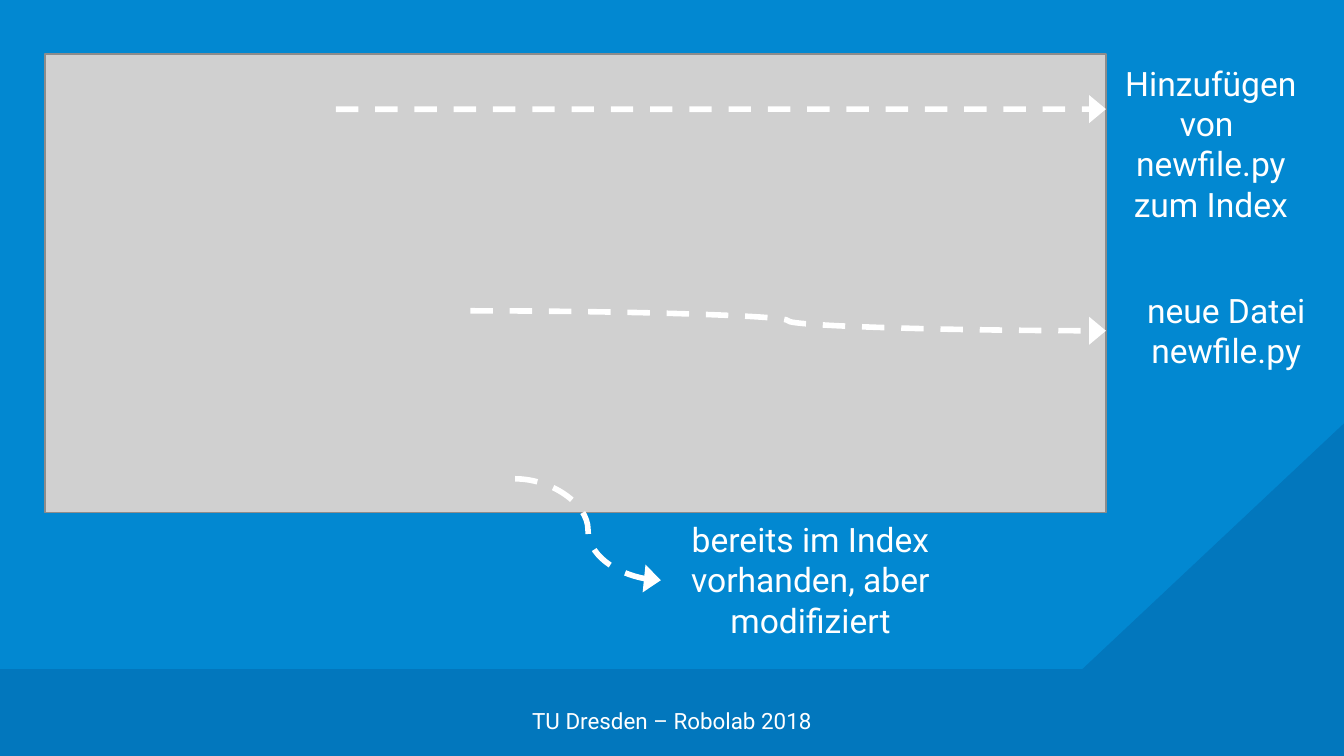
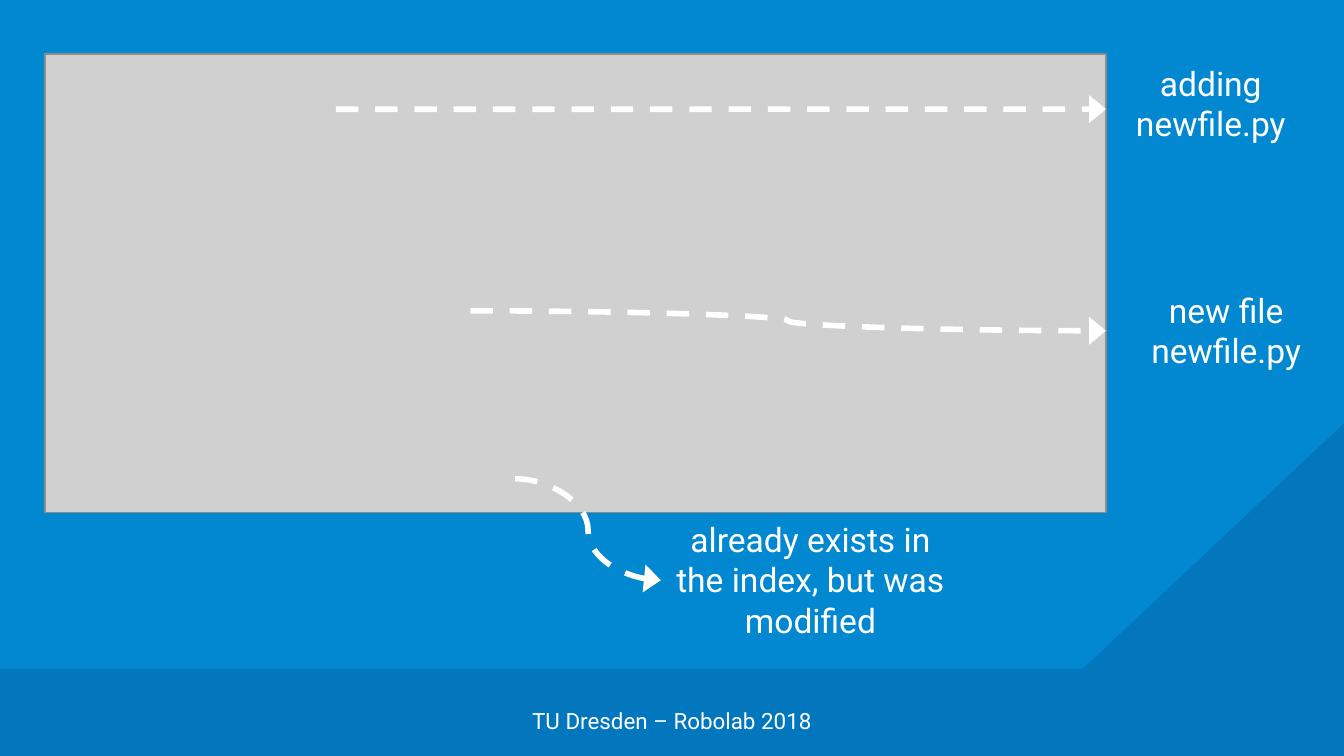
Before and after one commit to edisontrent1337/gitslides, a slide deck: slide 16 of Git.pptx. Drawn at 1344x756 pixels with LibreOffice and Linux fonts; fonts in the diff are those of the drawing; grey boxes stand for pictures; background and template pictures are left out. Boxes give left, top, right and bottom in pixels: in the first picture for what was removed or moved away, otherwise in the second. Text is boxed around its words. In the diff, an @@ line names an element or a change of style, - is before the commit and + after.

```diff
--- a/Git.pptx
+++ b/Git.pptx
@@ text at [1136,70,1286,143]: text changed @@
-Hinzufügen von newfile.py zum Index
+adding newfile.py
@@ text at [1151,297,1301,370]: text changed @@
-neue Datei newfile.py
+new file newfile.py
@@ text at [676,526,944,634]: text changed @@
-bereits im Index vorhanden, aber modifiziert
+already exists in the index, but was modified
```
Also in this commit, not shown: 20 other slides changed, 7 slides added, 2 slides removed, 1 other file.
